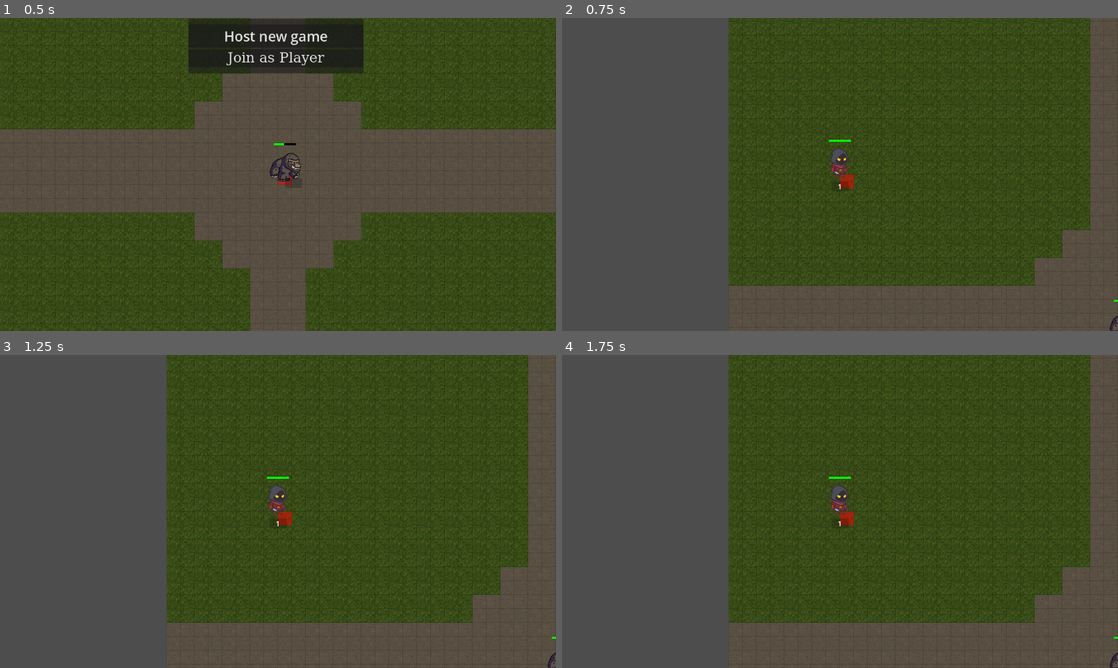
Above: before the commit, frames 1-4 (two rows, left to right).
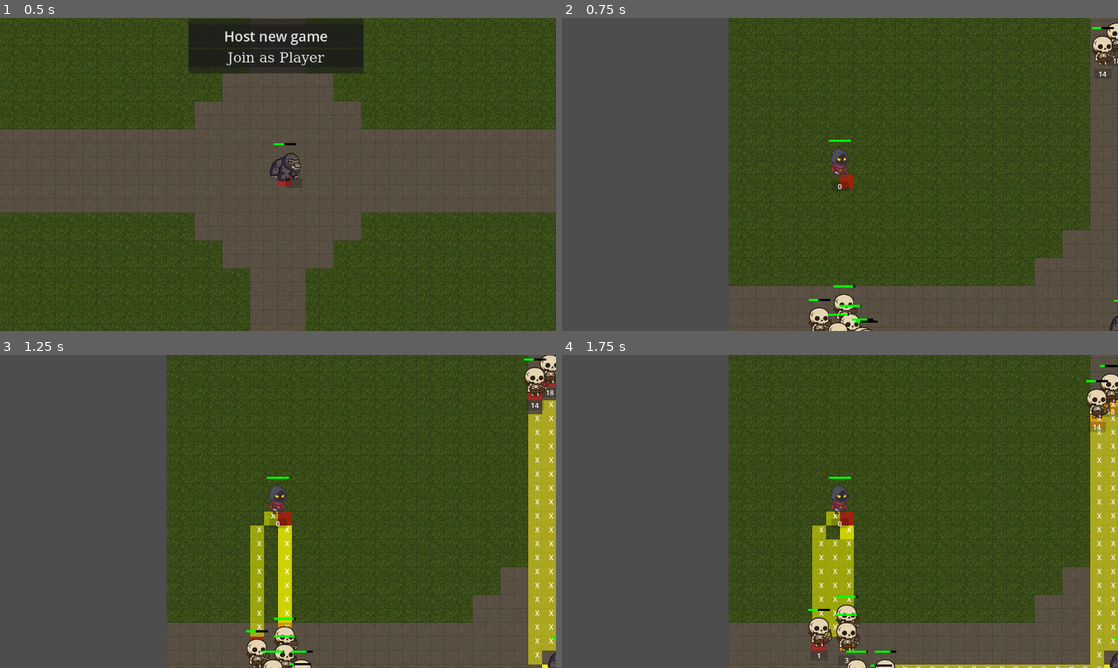
Above: after the commit, the same moments.

Repository: LucasJappert/moomoo-lan-party
Game: Godot game, scene res://scenes/game_manager_scene.tscn
The game is run twice, just before and just after one commit, with the same random seed, the same clock (stepped at 60 frames per second) and the same inputs.
Inputs (mouse positions are in pixels of both pictures, inside the frame that each line leads up to):
- Up to frame 1 (0.5 s): no input
- Up to frame 2 (0.75 s): click "Host new game" at 0.5 s
- Up to frame 3 (1.25 s): no input
- Up to frame 4 (1.75 s): tap Enter at 1.25 s; move the mouse to (962, 495) at 1.27 s; click (962, 495) at 1.42 s

Frame 1 is identical in both runs. In frame 2, 1.2% of the frame differs, in the area x 44-100%, y 1-100%; in frame 3, 7.3%; in frame 4, 8.1%, in the area x 44-100%, y 3-100%.

Commit message:
remove prints + minor adjustments

Diff:
--- a/scenes/entity/enemy_scene.tscn
+++ b/scenes/entity/enemy_scene.tscn
@@ -10,6 +10,9 @@
 properties/1/path = NodePath(".:id")
 properties/1/spawn = true
 properties/1/replication_mode = 1
+properties/2/path = NodePath(".:enemy_type")
+properties/2/spawn = true
+properties/2/replication_mode = 1
 
 [sub_resource type="CircleShape2D" id="CircleShape2D_l0aop"]
 radius = 258.627
@@ -17,6 +20,7 @@
 [node name="Enemy" instance=ExtResource("1_v8xvt")]
 script = ExtResource("2_4sfg8")
 vision_radius = 400.0
+enemy_type = ""
 
 [node name="EnemySynchronizer" type="MultiplayerSynchronizer" parent="." index="0"]
 replication_config = SubResource("SceneReplicationConfig_xrr2a")
--- a/scripts/controllers/enemies_waves_controller.gd
+++ b/scripts/controllers/enemies_waves_controller.gd
@@ -1,6 +1,4 @@
 class_name EnemiesWavesController
-
-const ENEMY_FACTORY = preload("res://scripts/factories/enemy_factory.gd")
 
 static func start_wave(wave: int) -> void:
 	print("Wave " + str(wave) + " started!")
@@ -14,7 +12,7 @@
 		for direction in [Vector2.LEFT, Vector2.RIGHT, Vector2.UP, Vector2.DOWN]:
 			for i in range(ENEMIES_BY_ZONE):
 				counter += 1
-				var enemy: Enemy = ENEMY_FACTORY.get_skeleton_archer()
+				var enemy: Enemy = EnemyFactory.get_skeleton_archer()
 				var random_noise = Vector2(randi_range(-64, 64), randi_range(-64, 64))
 				enemy.position = moomoo_position + direction * TILES_DISTANCE * 64 + random_noise
 				enemy.id = counter
--- a/scripts/entity/enemy.gd
+++ b/scripts/entity/enemy.gd
@@ -7,7 +7,7 @@
 @export var vision_radius: float = 400.0
 @onready var vision_area = $AreaVision
 @onready var vision_shape = $AreaVision/CollisionShape2D
-var enemy_type: String
+@export var enemy_type: String
 
 var timer_500ms: Timer
 
@@ -16,6 +16,8 @@
 	mov_speed = 100
 	vision_shape.shape.radius = vision_radius
 
+	$Sprite2D.texture = load("res://assets/enemies/" + enemy_type + ".png")
+
 	timer_500ms = Timer.new()
 	timer_500ms.wait_time = 0.5
 	timer_500ms.one_shot = false
@@ -23,13 +25,9 @@
 	add_child(timer_500ms)
 	timer_500ms.timeout.connect(_on_every_timer_500ms)
 
-func set_sprite():
-	$Sprite2D.texture = load("res://assets/enemies/" + enemy_type + ".png")
-
 static func get_instance(_enemy_type: String) -> Enemy:
 	var enemy: Enemy = ENEMY_SCENE.instantiate()
 	enemy.enemy_type = _enemy_type
-	enemy.set_sprite()
 	return enemy
 
 func _physics_process(_delta):
@@ -48,6 +46,10 @@
 		target_entity = GameManager.moomoo
 
 	if target_entity == null:
+		return
+
+	if is_target_entity_in_attack_area():
+		current_path = []
 		return
 
 	var from_cell = AStarGridManager.world_to_cell(target_pos if target_pos != null else global_position)
--- a/scripts/entity/entity.gd
+++ b/scripts/entity/entity.gd
@@ -7,13 +7,9 @@
 @onready var area_attack = $AreaAttack
 @onready var area_attack_collision_shape = $AreaAttack/CollisionShape2D
 @onready var path_line: Line2D = $PathLine
-var id := 0:
-	set(value):
-		id = value
-		name = str(value)
-		print("set(value): " + name + ". type: ")
+var id: int = 0
 
-var combat_data: CombatData
+var combat_data = CombatData.new()
 var mov_speed: float = 100.0
 var direction: Vector2 = Vector2.ZERO
 
@@ -26,6 +22,7 @@
 func _ready():
 	collision_layer = 1
 	collision_mask = 1
+	name = str(id)
 	hud.initialize(self)
 
 func _server_verify_right_click_mouse_pos(_delta: float):
@@ -55,6 +52,7 @@
 		var next_target_cell = current_path[0]
 		if current_cell == next_target_cell:
 			current_path.remove_at(0)
+
 		# Return when next target cell is blocked
 		if AStarGridManager.astar_grid.is_point_solid(next_target_cell):
 			return
--- a/scripts/entity/input_synchronizer.gd
+++ b/scripts/entity/input_synchronizer.gd
@@ -8,9 +8,8 @@
 	if get_multiplayer_authority() != multiplayer.get_unique_id():
 		set_process(false)
 		set_physics_process(false)
-		set_process_unhandled_input(false) # 👈 ESTA LÍNEA FALTABA
+		set_process_unhandled_input(false)
 
 func _unhandled_input(event):
 	if event is InputEventMouseButton and event.button_index == MOUSE_BUTTON_RIGHT and event.pressed:
-		print("RIGHT MOUSE BUTTON CLICKED. player id: " + str(player.name))
 		right_click_mouse_pos = player.get_global_mouse_position()
--- a/scripts/entity/player.gd
+++ b/scripts/entity/player.gd
@@ -8,7 +8,6 @@
 func set_player_id(value: int) -> void:
 	player_id = value
 	name = str(player_id)
-	print("set_player_id player id: " + str(player_id))
 
 func _ready():
 	super._ready()
--- a/scripts/game_manager.gd
+++ b/scripts/game_manager.gd
@@ -7,7 +7,6 @@
 @onready var player_spawner = $PlayerSpawner
 
 func _ready() -> void:
-	print("GameManager ready")
 	MyCamera.set_screen_size()
 
 	call_deferred("_init_player_spawner")
@@ -35,7 +34,7 @@
 	%MultiplayerHUD.hide()
 	MultiplayerManager.become_host()
 
-	# ENEMIES_WAVES_CONTROLLER.start_wave(1)
+	ENEMIES_WAVES_CONTROLLER.start_wave(1)
 
 func _on_join_as_player_pressed() -> void:
 	%MultiplayerHUD.hide()
--- a/scripts/globals/game_manager.gd
+++ b/scripts/globals/game_manager.gd
@@ -8,7 +8,7 @@
 var moomoo: Moomoo
 
 func _ready():
-	print("GameManager globals ready")
+	pass
 
 func add_enemy(enemy: Enemy) -> void:
 	enemies_nodes.add_child(enemy)
--- a/scripts/globals/keyboard_controller.gd
+++ b/scripts/globals/keyboard_controller.gd
@@ -3,10 +3,6 @@
 func _unhandled_input(event: InputEvent):
     MyCamera.try_update_zoom(event)
 
-    # if event is InputEventMouseButton and event.button_index == BUTTON_LEFT and event.pressed:
-    #     # Handle left mouse click event
-    #     print("Left mouse button clicked")
-
     if event is InputEventKey and event.pressed:
         if event.keycode == KEY_ESCAPE:
             get_tree().quit() # CLOSE THE GAME
--- a/scripts/models/combat_data.gd
+++ b/scripts/models/combat_data.gd
@@ -11,6 +11,3 @@
 var attack_type := AttackTypes.MELEE
 var projectile_type: String = ""
 var skills: Array[Skill] = []
-
-func _init() -> void:
-	print("_init CombatData")
--- a/scripts/multiplayer_manager.gd
+++ b/scripts/multiplayer_manager.gd
@@ -4,10 +4,7 @@
 # const SERVER_IP = "192.168.0.3"
 const SERVER_IP = "127.0.0.1"
 
-# const player_scene = preload("res://scenes/entity/player_scene.tscn")
-
 func become_host():
-	print("become_host")
 	var server = ENetMultiplayerPeer.new()
 	server.create_server(SERVER_PORT, 2)
 	print("Server running on port: " + str(SERVER_PORT))
@@ -18,7 +15,6 @@
 	_add_player_to_game(multiplayer.get_unique_id())
 
 func become_client():
-	print("become_client")
 	var client = ENetMultiplayerPeer.new()
 	client.create_client(SERVER_IP, SERVER_PORT)
 	multiplayer.multiplayer_peer = client
Not shown, changed: TODO.md
Not shown, changed: readme.md
